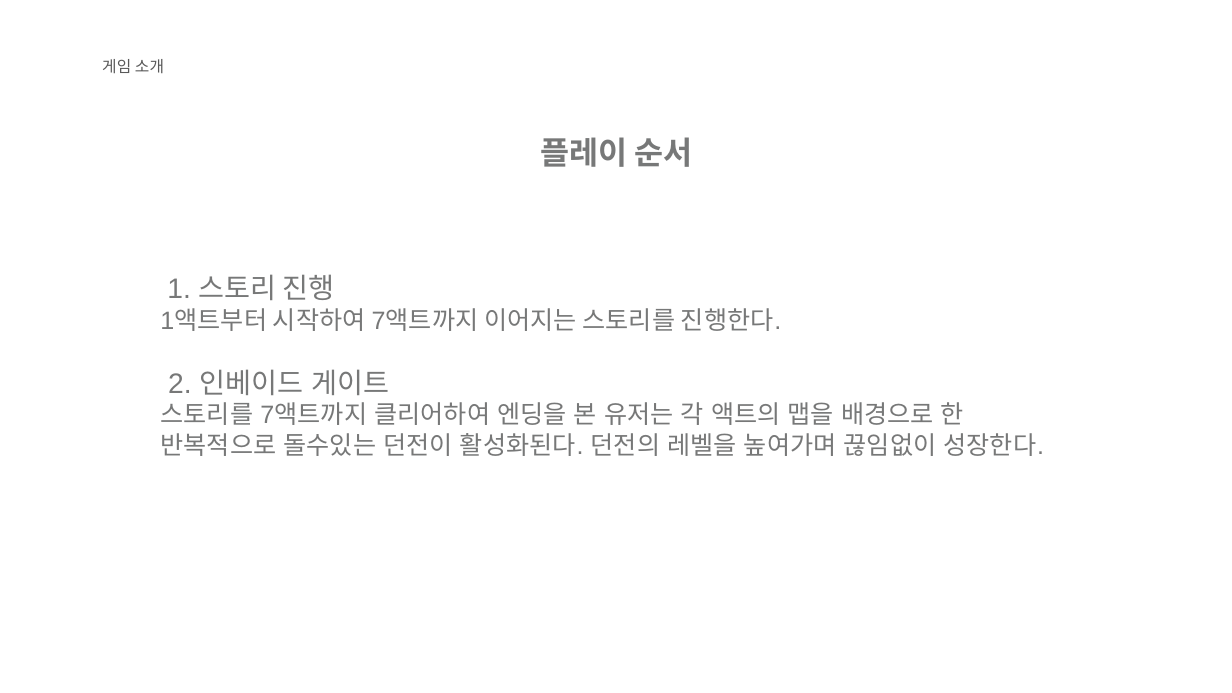
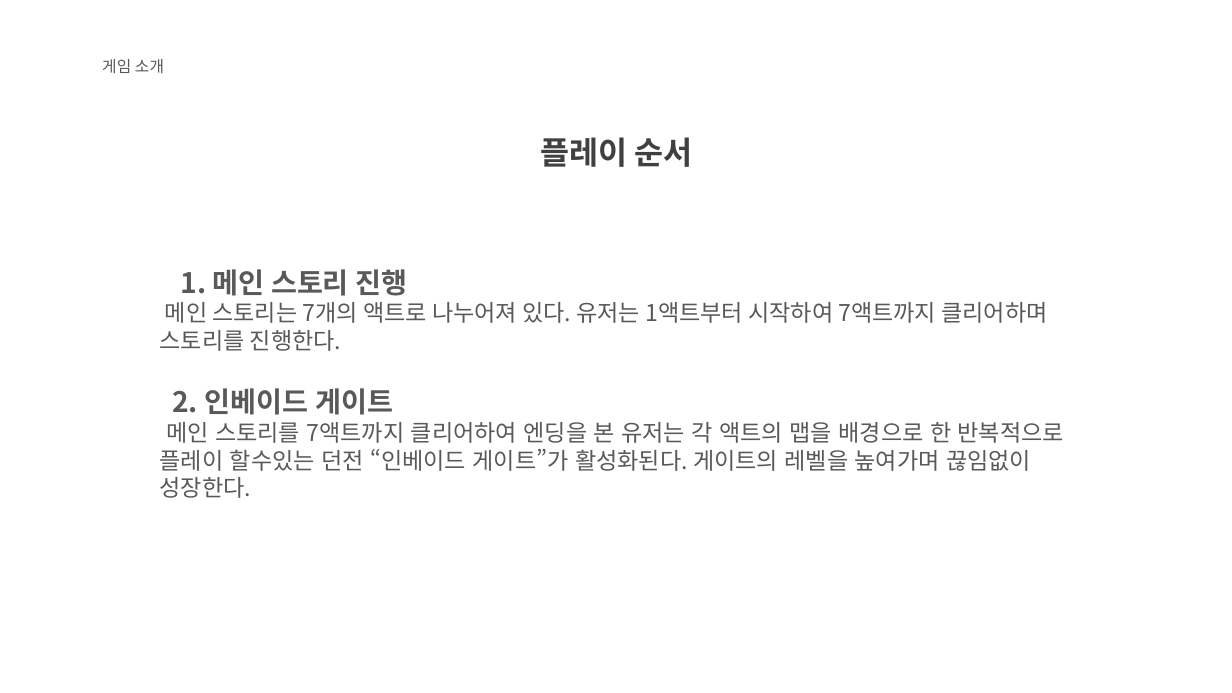
Before and after one commit to KJGoody/Daemonis, a slide deck: slide 6 of Deamonis(데모니스) 기획서/Daemonis PPT.pptx (slide 5 before the commit). Drawn at 1232x693 pixels with LibreOffice and Linux fonts; fonts in the diff are those of the drawing; background and template pictures are left out. Boxes give left, top, right and bottom in pixels: in the first picture for what was removed or moved away, otherwise in the second. Text is boxed around its words. In the diff, an @@ line names an element or a change of style, - is before the commit and + after.

```diff
--- a/Deamonis(데모니스) 기획서/Daemonis PPT.pptx
+++ b/Deamonis(데모니스) 기획서/Daemonis PPT.pptx
@@ text "플레이 순서" at [540, 137, 692, 167]: text colour #777878 to #404040 @@
@@ text at [160, 269, 1047, 351]: text changed; size 19.6 to 18 pt; font Arial to Noto Sans CJK KR; text colour #777878 to #595959 @@
-1. 스토리 진행
-1액트부터 시작하여 7액트까지 이어지는 스토리를 진행한다.
+1. 메인 스토리 진행
+메인 스토리는 7개의 액트로 나누어져 있다. 유저는 1액트부터 시작하여 7액트까지 클리어하며 스토리를 진행한다.
@@ text at [172, 388, 394, 415]: font Arial to Noto Sans CJK KR, text colour #777878 to #595959, bold on in "2. 인베이드 게이트" @@
@@ text at [160, 422, 1064, 498]: text changed; size 19.6 to 18 pt; font Arial to Noto Sans CJK KR; text colour #777878 to #595959 @@
-스토리를 7액트까지 클리어하여 엔딩을 본 유저는 각 액트의 맵을 배경으로 한 반복적으로 돌수있는 던전이 활성화된다. 던전의 레벨을 높여가며 끊임없이 성장한다.
+메인 스토리를 7액트까지 클리어하여 엔딩을 본 유저는 각 액트의 맵을 배경으로 한 반복적으로 플레이 할수있는 던전 “인베이드 게이트”가 활성화된다. 게이트의 레벨을 높여가며 끊임없이 성장한다.
```
Also in this commit, not shown: 13 other slides changed, 4 slides added, 2 slides removed.
